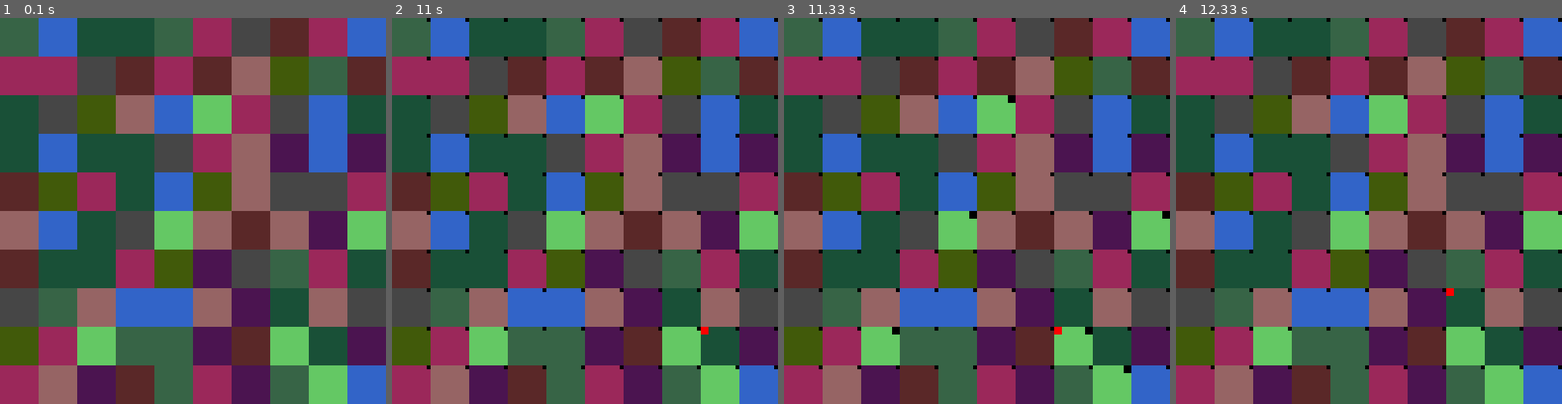
Above: before the commit, frames 1-4 (left to right).
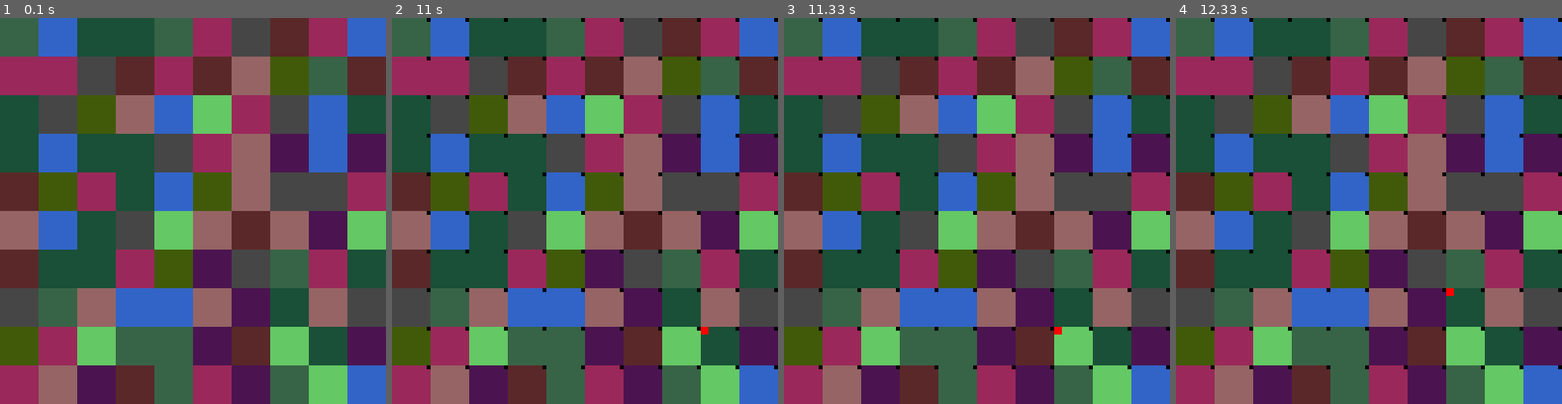
Above: after the commit, the same moments.

Repository: oferby/playground
Game: pygame game, started from RKHS/maze/simple/app.py
Two runs of this game, one before a commit and one after it. Both use one fixed random seed, a clock stepped at 60 frames per second and the inputs below.
Inputs:
- Up to frame 1 (0.1 s): no input
- Up to frame 2 (11 s): hold Up 0.33-0.8 s; hold Right 0.83-1.47 s; hold Down 1.5-2.1 s; hold Left 2.13-2.9 s; hold P 4.77-5.65 s; hold Right 4.77-5.65 s; tap S at 5.68 s; hold Right 6.72-7.73 s; hold Left 7.77-8.83 s; hold Down 8.87-9.97 s; hold Left from 10 s (still down)
- Up to frame 3 (11.33 s): release Left at 11.12 s; hold Up from 11.15 s (still down)
- Up to frame 4 (12.33 s): release Up at 12.28 s; hold Right from 12.32 s (still down)

Frames 1-2 are identical in both runs. In frame 3, 0.2% of the frame differs, in the area x 28-100%, y 20-92%; in frame 4, nothing differs.

Commit message:
update move

Diff:
--- a/RKHS/maze/simple/agents.py
+++ b/RKHS/maze/simple/agents.py
@@ -61,24 +61,56 @@
         self.Zm = np.matrix(world.Z)
         self.observations = len(world.Z)
         self.prior = world.prior
+        self.prior_dim = int(np.sqrt(len(self.prior)))
 
         self.obstacles = world.obstacles
 
     def flatten(self, a):
-        return np.squeeze(np.asarray(a))
+        return np.asarray(a).reshape(-1)
 
     def get_action(self, obs):
         action = kb_action()
         return action
 
+    def normalize(self, arr):
+        s = arr.sum()
+        if s == 0:
+            return arr
+        return arr / s
+
+    def update_move(self, action):
+        dim = self.prior_dim
+        prior = self.prior.reshape(dim, dim)
+        zz = np.matrix(np.zeros(dim))
+        if action == 0:
+            p_ = prior[1:, :]
+            prior = np.vstack([p_, zz])
+        elif action == 1:
+            p_ = prior[:, 0:-1]
+            prior = np.hstack([zz.transpose(), p_])
+        elif action == 2:
+            p_ = prior[0:-1, :]
+            prior = np.vstack([zz, p_])
+        else:
+            p_ = prior[:, 1:]
+            prior = np.hstack([p_, zz.transpose()])
+
+        prior = self.normalize(prior)
+        self.prior = self.flatten(prior)
+
+    def update_observation(self):
+        pass
+
     def get_observation(self, obs, action, reward, done):
         super().get_observation(obs, action, reward, done)
 
+        self.update_move(action)
+
         pZ = self.get_obs_vector(int(obs))
         posterior = self.flatten(pZ * self.Zm)  # * self.flatten(self.prior)
-        self.prior = posterior
-        print('real: {}'.format(self.obstacles[0]))
-        print('state: {}'.format(posterior[0:10]))
+        # self.prior = posterior
+        # print('real: {}'.format(self.obstacles[0]))
+        print('state: {}'.format(self.prior[0:10]))
 
     def get_obs_vector(self, obs):
         z = np.zeros(self.observations)
